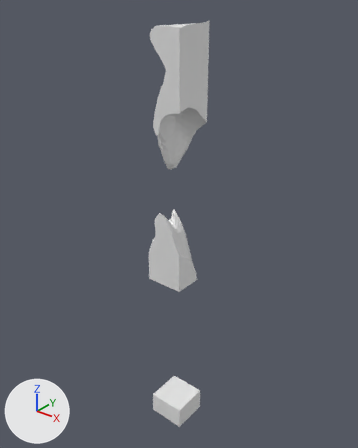
The glTF model assets/terrain/surface_pieces/surf_5_18.glb: old version first, new version second.
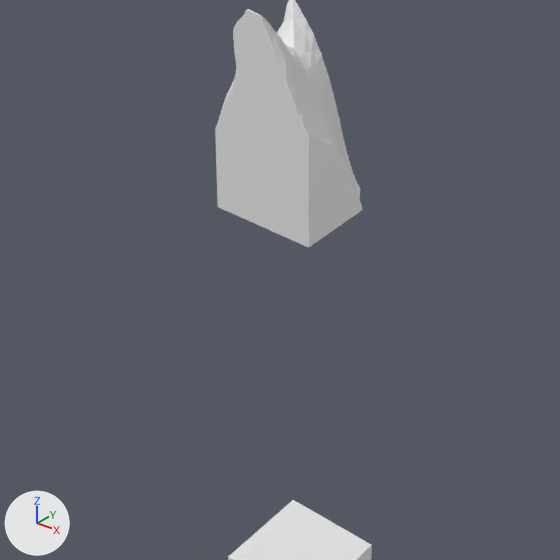
There are two pictures of each version: one whole from a 50 mm camera at (-47.6, -25.6, 4.5) aimed at (-83.2, 18.9, -23.0), one close up on the part from 22% to 73% of the width and 47% to 88% of the height. Lighting does not change. The marker at lower left points along +X, +Y and +Z. The older version's two pictures come first. Where no turn or scale is listed for an object, it has been applied to the vertices.

The first close-up shows 'layer_11', 'layer_5', 'layer_6'.
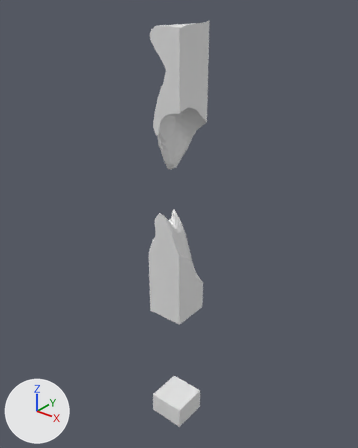
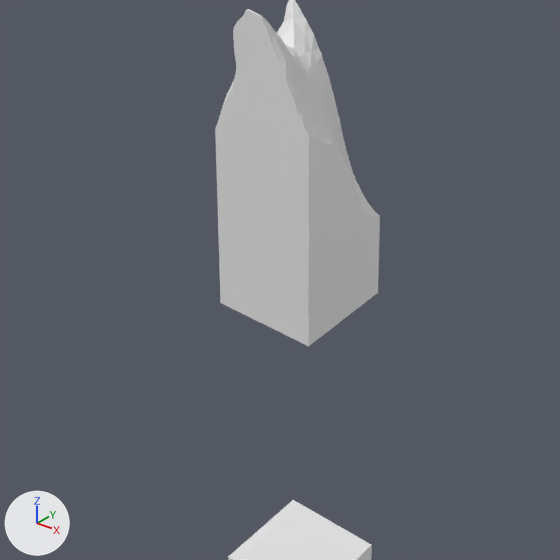
The change, as a diff of the scene's bpy script:
```diff
--- a/assets/terrain/surface_pieces/surf_5_18.glb.py
+++ b/assets/terrain/surface_pieces/surf_5_18.glb.py
@@ me_layer_7 @@
+me_layer_7.from_pydata(...)  # 24 vertices, 44 faces; spans x -85.0..-80.0, y 15.0..20.0, z -35.0..-30.0
@@ ob_layer_7 @@
+ob_layer_7 = bpy.data.objects.new('layer_7', me_layer_7)
+ob_layer_7.location = (0.0, 0.0, 0.0)
```

Where the change shows, as pixel boxes [x1, y1, x2, y2] in the close-ups (560 x 560 px):
'layer_7', added
    after: [218, 190, 380, 346]
